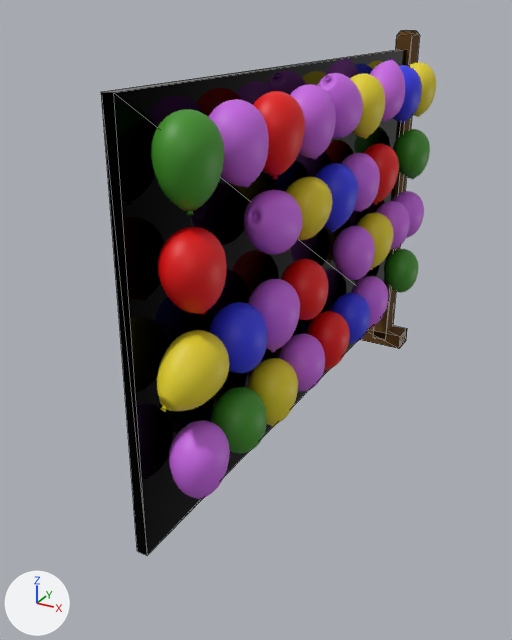
An edit to the glTF model MI/3d_assets/2. feria/juego_globos.glb, drawn before and after from the same camera.
One viewpoint serves both versions: a 50 mm camera at (3.89, -10.77, 5.7) aimed at (-0.37, -3.03, 1.83). The lights are fixed; the arrows at lower left show +X, +Y and +Z. Mesh edges are drawn as thin lines on the coarser meshes. Where no turn or scale is listed for an object, it has been applied to the vertices. Vertices at the same position are counted once.
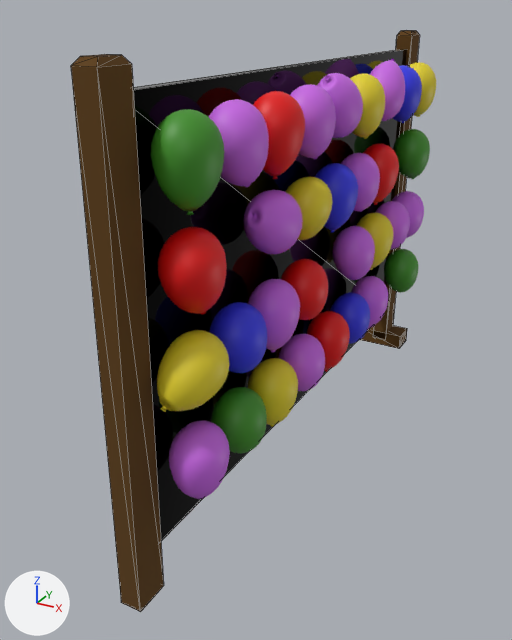
Edits to the scene script, one JSON object a line:
```json
{"block": "me_cube_004", "where": "me_cube_004.from_pydata(...)  # 16 vertices, 28 faces; spans x -1.0..1.0, y -1.0..1.0, z -0.97..0.97"}
{"block": "me_cube_004", "where": "# used by ob_cube; location = (0.0, 1.47, 2.59); rotation_euler = (0.0, 0.00661, 0.0), in degrees (0, 0.4, 0); scale = (-0.126, -0.211, -2.86)"}
{"block": "me_cube_004", "change": "me_cube_004 part 1: the loose piece of 16 vertices spanning x -1.0..1.0, y -1.0..1.0, z -0.97..0.97 is copied, and the copy is mirrored in y about its middle, then moved by (0.0, 36.42, 0.0); it spans x -1.0..1.0, y 35.42..37.42, z -0.97..0.97"}
```

Location of each change, [x1, y1, x2, y2] in pixels of the pictures (512 x 640 px):
```json
{"object": "Cube", "change": "reshaped", "before": [373, 30, 420, 339], "after": [71, 30, 420, 612], "on screen": "629% wider, 88% taller"}
{"part": 1, "of": "me_cube_004", "change": "added", "after": [71, 54, 164, 612], "on screen": "brown"}
```
